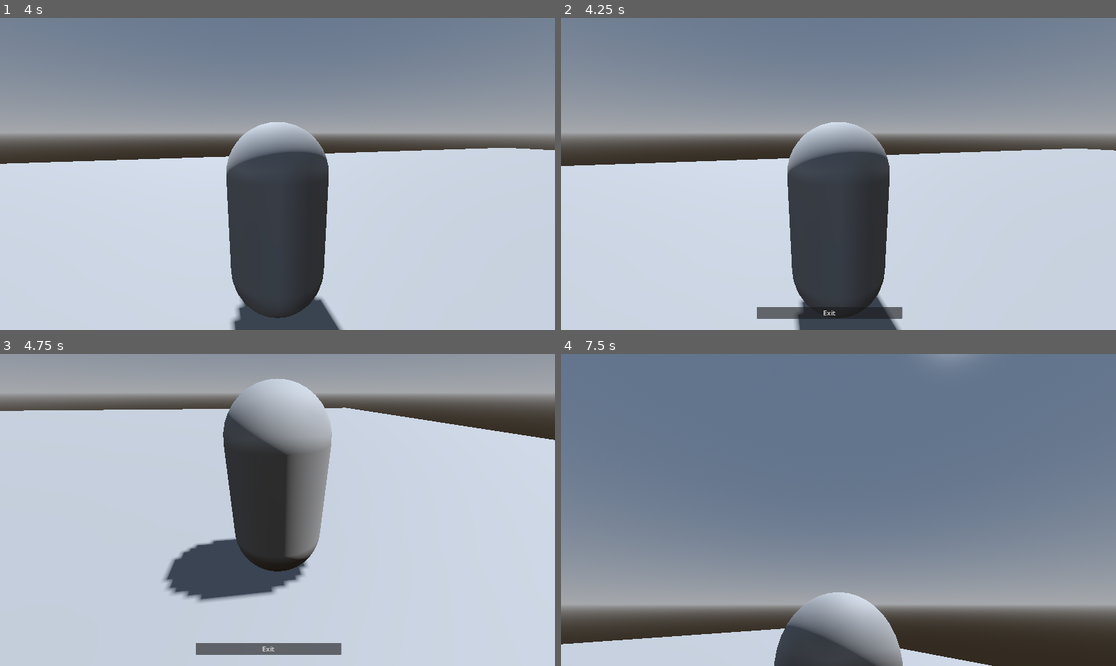
Above: before the commit, frames 1-4 (two rows, left to right).
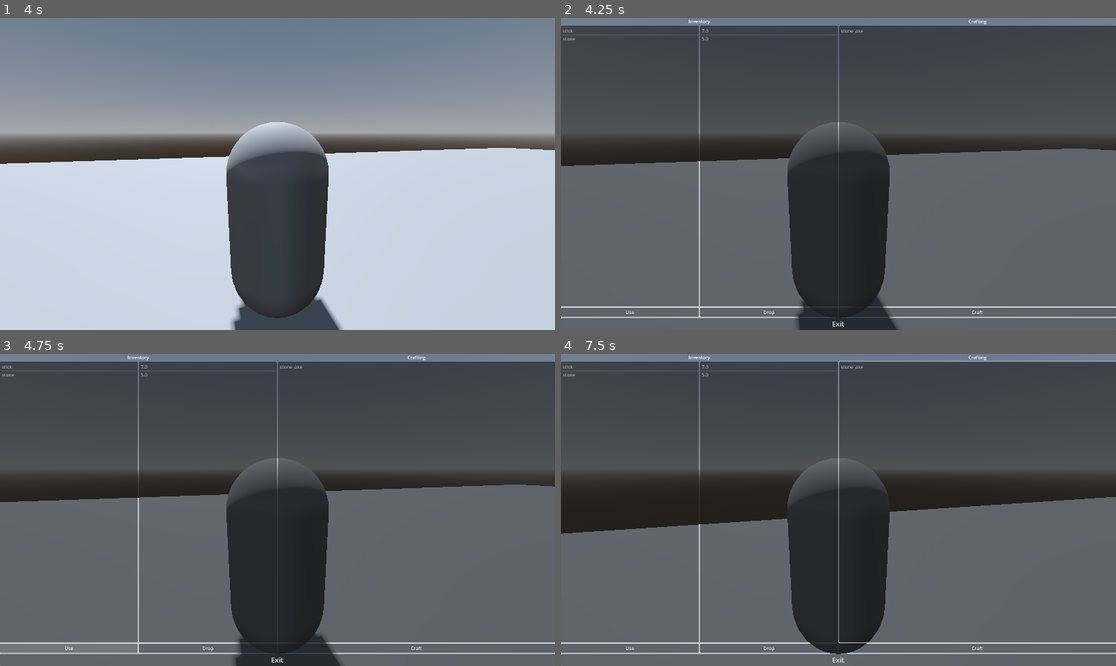
Above: after the commit, the same moments.

Repository: userext122021/godot_rpg_project
Game: Godot game, scene res://main.tscn
Same seed, same stepped clock (60 frames per second), same inputs: the game is played once before the commit and once after it.
Inputs (mouse positions are in pixels of both pictures, inside the frame that each line leads up to):
- Up to frame 1 (4 s): move the mouse to (305, 174) at 0.52 s; press the mouse at (305, 174) at 0.53 s; hold W (move_forward) from 0.53 s (still down); tap Space (jump) at 0.77, 1.52, 3.02, 3.77 s; move the mouse to (249, 174) at 1.27 s; release the mouse at (249, 174) at 1.28 s; tap E (interact) at 1.35, 2.85 s; move the mouse to (288, 167) at 2.02 s; press the mouse at (288, 167) at 2.03 s; move the mouse to (271, 180) at 2.77 s; release the mouse at (271, 180) at 2.78 s; move the mouse to (316, 177) at 3.52 s; press the mouse at (316, 177) at 3.53 s
- Up to frame 2 (4.25 s): keep holding W (move_forward); tap Tab (show_inventory) at 4.15 s
- Up to frame 3 (4.75 s): release W (move_forward) at 4.25 s; release the mouse at (316, 513) at 4.25 s; click (66, 647) at 4.25 s, where only the run after the commit has a clickable "Use"
- Up to frame 4 (7.5 s): click (766, 647) at 5 s, where only the run after the commit has a clickable "Drop"; click (977, 647) at 5.75 s, where only the run after the commit has a clickable "Craft"; tap Enter at 6.5 s; move the mouse to (794, 506) at 6.52 s; hold W (move_forward) from 6.53 s (still down); tap E (interact) at 6.6 s; tap Space (jump) at 6.77 s; move the mouse to (844, 510) at 7.27 s; press the mouse at (844, 510) at 7.28 s

Frame 1 is identical in both runs. In frame 2, 90% of the frame differs, in the area x 0-100%, y 0-100%; in frame 3, 94%; in frame 4, 95%.

Commit message:
Научил персонажа есть камни

Diff:
--- a/core/entities/inventory.gd
+++ b/core/entities/inventory.gd
@@ -41,8 +41,8 @@
 	var recipe = get_recipe(recipe_name)
 	if not recipe: return false
 
-	for ingredient in recipe.ingredients:
-		var required_amount = recipe.ingredients[ingredient]
+	for ingredient in recipe.ingredients.keys():
+		var required_amount = recipe.ingredients.get(ingredient)
 		if get_amount_of(ingredient) < required_amount:
 			return false
 	return true
@@ -53,8 +53,8 @@
 
 	var recipe = get_recipe(recipe_name)
 	# Убираем ресурсы
-	for ingredient in recipe.ingredients:
-		remove_item(ingredient, recipe.ingredients[ingredient])
+	for ingredient in recipe.ingredients.keys():
+		remove_item(ingredient, recipe.ingredients.get(ingredient))
 
 	# Добавляем результат (предполагаем, что в RecipeData есть result_name и result_amount)
 	add_item(recipe.result_name, recipe.result_amount)
@@ -67,8 +67,9 @@
 func use_item(item_name:String):
 	if not has_item(item_name):
 		return
-	if items_data.has(item_name):
-		var data:PickableData=items_data[item_name]
-		if data.is_usable:
-			remove_item(item_name,1.0)
-			item_used.emit(item_name)
+	#if items_data.has(item_name):
+	#	var data:PickableData=items_data[item_name]
+	#	if data.is_usable:
+	#		remove_item(item_name,1.0)
+	#		item_used.emit(item_name)
+	item_used.emit(item_name)
--- a/core/entities/recipe_data.gd
+++ b/core/entities/recipe_data.gd
@@ -6,4 +6,6 @@
 @export var recipe_result_amount:float
 @export var description:String
 @export var recipe_category:String
-@export var ingridients={}
+@export var ingredients={}
+@export var result_name:String
+@export var result_amount:float=1.0
--- a/core/ui/ui.gd
+++ b/core/ui/ui.gd
@@ -4,25 +4,86 @@
 
 @export var player:Player
 
+@onready var invenory_window=$MainWindow/HBoxContainer/InventoryWindow
+@onready var item_list=$MainWindow/HBoxContainer/InventoryWindow/HBoxContainer/ItemList
+@onready var amount_list=$MainWindow/HBoxContainer/InventoryWindow/HBoxContainer/AmountList
+@onready var recipe_list=$MainWindow/HBoxContainer/CraftWindow/ListContainer/RecipeList
+
+
 func _ready() -> void:
 	player.show_inventory.connect(show_inventory)
+
 	pass
 
 
 func show_inventory():
 	print("INVENTORY: ",player.get_inventory().items)
 	show_ui()
+	update_ui()
+	invenory_window.show()
 
+func clear_inventory_list():
+	item_list.clear()
+	amount_list.clear()
+
+func fill_inventory_list():
+	var inv:Inventory=player.get_inventory()
+	for key in inv.items.keys():
+		var amount:float=inv.items[key]
+		item_list.add_item(key)
+		amount_list.add_item(str(amount))
+func update_inventory_list():
+	clear_inventory_list()
+	fill_inventory_list()
+
+func clear_craft_list():
+	recipe_list.clear()
+
+func fill_craft_list():
+	var inv:Inventory=player.get_inventory()
+	for key in inv.recipes.keys():
+		recipe_list.add_item(key)
+
+func update_craft_list():
+	clear_craft_list()
+	fill_craft_list()
+
+func update_ui():
+	update_inventory_list()
+	update_craft_list()
 func show_ui():
-	$ExitButton.show()
+	$MainWindow.show()
 	Input.mouse_mode = Input.MOUSE_MODE_VISIBLE
 	pass
 
+func hide_all_windows():
+	invenory_window.hide()
 func hide_ui():
-	$ExitButton.hide()
+	hide_all_windows()
+	$MainWindow.hide()
 	Input.mouse_mode = Input.MOUSE_MODE_CAPTURED
 
 
 func _on_exit_button_pressed() -> void:
 	hide_ui()
 	pass # Replace with function body.
+
+func get_active_item(list:ItemList) -> String:
+	var r:String=""
+	var arr=list.get_selected_items()
+	if arr.is_empty():
+		return r
+	return list.get_item_text(arr[0])
+
+func _on_craft_button_pressed() -> void:
+	var recipe=get_active_item(recipe_list)
+	if recipe!="":
+		player.get_inventory().craft(recipe)
+	update_ui()
+	pass # Replace with function body.
+
+
+func _on_use_button_pressed() -> void:
+	player.get_inventory().use_item(get_active_item(item_list))
+	update_ui()
+	pass # Replace with function body.
--- a/core/ui/ui.tscn
+++ b/core/ui/ui.tscn
@@ -12,15 +12,87 @@
 mouse_filter = 2
 script = ExtResource("1_nb4k0")
 
-[node name="ExitButton" type="Button" parent="."]
+[node name="MainWindow" type="VBoxContainer" parent="."]
 visible = false
-layout_mode = 0
-offset_left = 677.0
-offset_top = 1000.0
-offset_right = 1181.0
-offset_bottom = 1042.0
+layout_mode = 1
+anchors_preset = 15
+anchor_right = 1.0
+anchor_bottom = 1.0
+grow_horizontal = 2
+grow_vertical = 2
+mouse_filter = 2
+
+[node name="HBoxContainer" type="HBoxContainer" parent="MainWindow"]
+layout_mode = 2
+size_flags_vertical = 3
+
+[node name="InventoryWindow" type="VBoxContainer" parent="MainWindow/HBoxContainer"]
+layout_mode = 2
+size_flags_horizontal = 3
+
+[node name="Label" type="Label" parent="MainWindow/HBoxContainer/InventoryWindow"]
+layout_mode = 2
+size_flags_horizontal = 4
+text = "Inventory"
+
+[node name="HBoxContainer" type="HBoxContainer" parent="MainWindow/HBoxContainer/InventoryWindow"]
+layout_mode = 2
+size_flags_vertical = 3
+
+[node name="ItemList" type="ItemList" parent="MainWindow/HBoxContainer/InventoryWindow/HBoxContainer"]
+layout_mode = 2
+size_flags_horizontal = 3
+
+[node name="AmountList" type="ItemList" parent="MainWindow/HBoxContainer/InventoryWindow/HBoxContainer"]
+layout_mode = 2
+size_flags_horizontal = 3
+
+[node name="ButtonsContainer" type="HBoxContainer" parent="MainWindow/HBoxContainer/InventoryWindow"]
+layout_mode = 2
+
+[node name="UseButton" type="Button" parent="MainWindow/HBoxContainer/InventoryWindow/ButtonsContainer"]
+layout_mode = 2
+size_flags_horizontal = 3
+text = "Use"
+
+[node name="DropButton" type="Button" parent="MainWindow/HBoxContainer/InventoryWindow/ButtonsContainer"]
+layout_mode = 2
+size_flags_horizontal = 3
+text = "Drop
+"
+
+[node name="CraftWindow" type="VBoxContainer" parent="MainWindow/HBoxContainer"]
+layout_mode = 2
+size_flags_horizontal = 3
+
+[node name="Label" type="Label" parent="MainWindow/HBoxContainer/CraftWindow"]
+layout_mode = 2
+size_flags_horizontal = 4
+text = "Crafting"
+
+[node name="ListContainer" type="HBoxContainer" parent="MainWindow/HBoxContainer/CraftWindow"]
+layout_mode = 2
+size_flags_vertical = 3
+
+[node name="RecipeList" type="ItemList" parent="MainWindow/HBoxContainer/CraftWindow/ListContainer"]
+layout_mode = 2
+size_flags_horizontal = 3
+
+[node name="ButtonsContainer" type="HBoxContainer" parent="MainWindow/HBoxContainer/CraftWindow"]
+layout_mode = 2
+
+[node name="CraftButton" type="Button" parent="MainWindow/HBoxContainer/CraftWindow/ButtonsContainer"]
+layout_mode = 2
+size_flags_horizontal = 3
+text = "Craft"
+
+[node name="ExitButton" type="Button" parent="MainWindow"]
+layout_mode = 2
+size_flags_vertical = 8
 theme_override_font_sizes/font_size = 24
 text = "Exit
 "
 
-[connection signal="pressed" from="ExitButton" to="." method="_on_exit_button_pressed"]
+[connection signal="pressed" from="MainWindow/HBoxContainer/InventoryWindow/ButtonsContainer/UseButton" to="." method="_on_use_button_pressed"]
+[connection signal="pressed" from="MainWindow/HBoxContainer/CraftWindow/ButtonsContainer/CraftButton" to="." method="_on_craft_button_pressed"]
+[connection signal="pressed" from="MainWindow/ExitButton" to="." method="_on_exit_button_pressed"]
--- a/examples/example_scene/example_player.gd
+++ b/examples/example_scene/example_player.gd
@@ -6,3 +6,10 @@
 	var pickable_scene=load("res://examples/example_scene/default_pickable.tres")
 	var pickable:PickableData=pickable_scene.duplicate()
 	$Inventory.add_item_data(pickable)
+
+
+func _on_inventory_item_used(item_name: String) -> void:
+	if item_name=="stone":
+		print("Mmm stone!")
+		$Inventory.remove_item(item_name,1.0)
+	pass # Replace with function body.
--- a/examples/example_scene/example_scene.gd
+++ b/examples/example_scene/example_scene.gd
@@ -1,7 +1,19 @@
 extends Node3D
+
+@onready var player:Player=$ExamplePlayer
+func _ready() -> void:
+	#print("DEBUG: state_changed old:",old_state," new:",new_state)
+	var inv=player.get_inventory()
+	inv.add_item("stick",7)
+	inv.add_item("stone",5)
+	var stone_axe:RecipeData=RecipeData.new()
+	stone_axe.recipe_name="stone_axe"
+	stone_axe.ingredients["stone"]=2
+	stone_axe.ingredients["stick"]=1
+	stone_axe.result_name="stone_axe"
+	inv.add_recipe("stone_axe",stone_axe)
 
 
 func _on_player_state_changed(new_state: BaseEntity.State, old_state: BaseEntity.State) -> void:
-	#print("DEBUG: state_changed old:",old_state," new:",new_state)
 
 	pass # Replace with function body.
--- a/examples/example_scene/example_scene.tscn
+++ b/examples/example_scene/example_scene.tscn
@@ -105,4 +105,6 @@
 
 [node name="Interactable" parent="NavigationRegion3D/BaseProp" instance=ExtResource("5_k3qqm")]
 
+[connection signal="item_used" from="ExamplePlayer/Inventory" to="ExamplePlayer" method="_on_inventory_item_used"]
+
 [editable path="ExamplePlayer"]
Not shown, changed: .DS_Store
Not shown, changed: .gitignore
